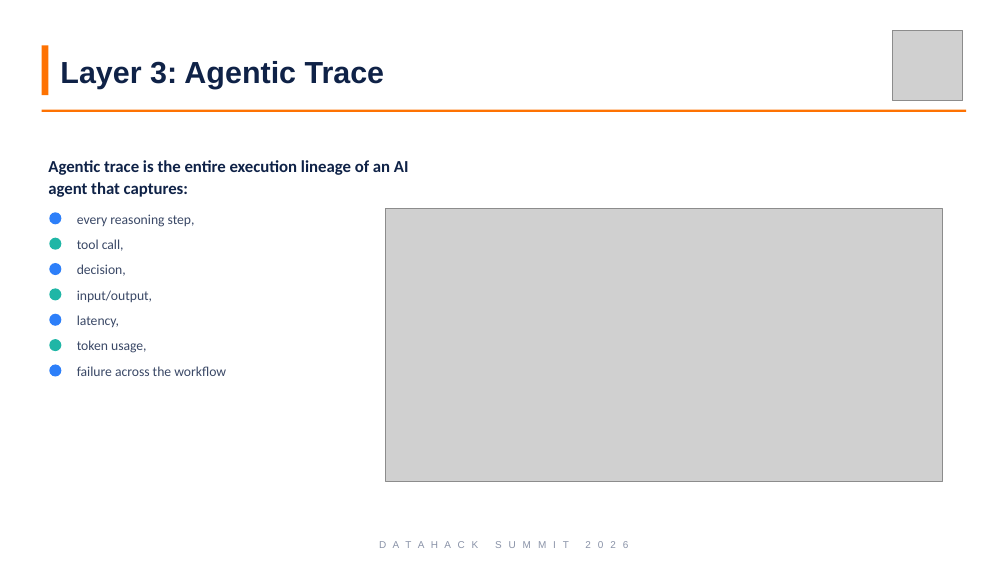
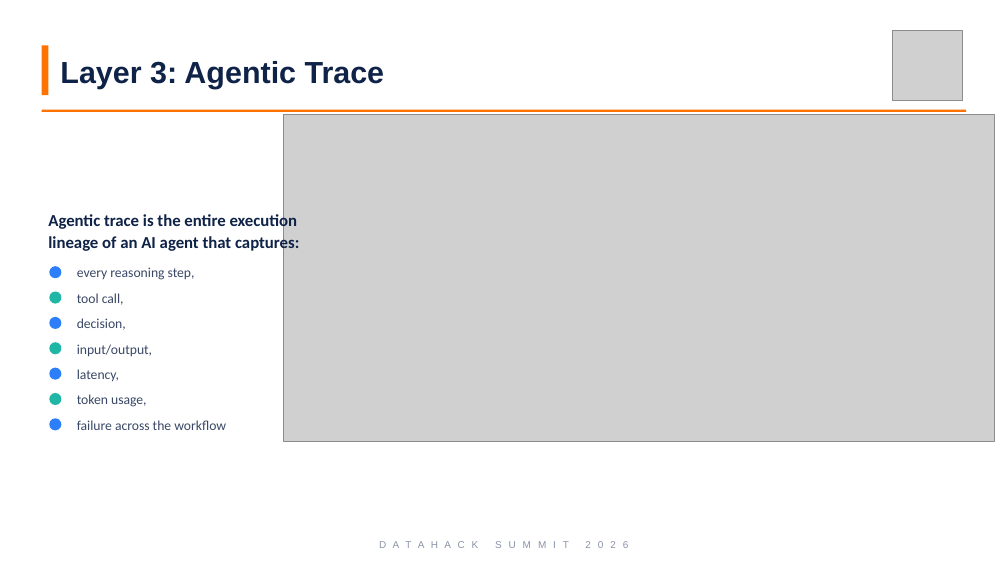
Before and after one commit to adib0073/AV_DATA_HACK_2026_AGENTS, a slide deck: slide 24 of slides/Dr. Aditya Bhattacharya_new .pptx. Drawn at 1008x567 pixels with LibreOffice and Linux fonts; fonts in the diff are those of the drawing; grey boxes stand for pictures. Boxes give left, top, right and bottom in pixels: in the first picture for what was removed or moved away, otherwise in the second. Text is boxed around its words. In the diff, an @@ line names an element or a change of style, - is before the commit and + after.

```diff
--- a/slides/Dr. Aditya Bhattacharya_new .pptx
+++ b/slides/Dr. Aditya Bhattacharya_new .pptx
@@ picture: place and size @@
-picture at (386, 209, 943, 482)
+picture at (284, 114, 994, 441)
@@ text "Agentic trace is the entire ..." rewrapped from (48, 160, 409, 197) to (48, 212, 299, 253) @@
@@ 7 texts, 7 ellipses: place and size @@
-7 texts, 7 ellipses at (49, 212, 226, 377)
+7 texts, 7 ellipses at (49, 266, 226, 430)
```
Also in this commit, not shown: 22 other slides changed.
